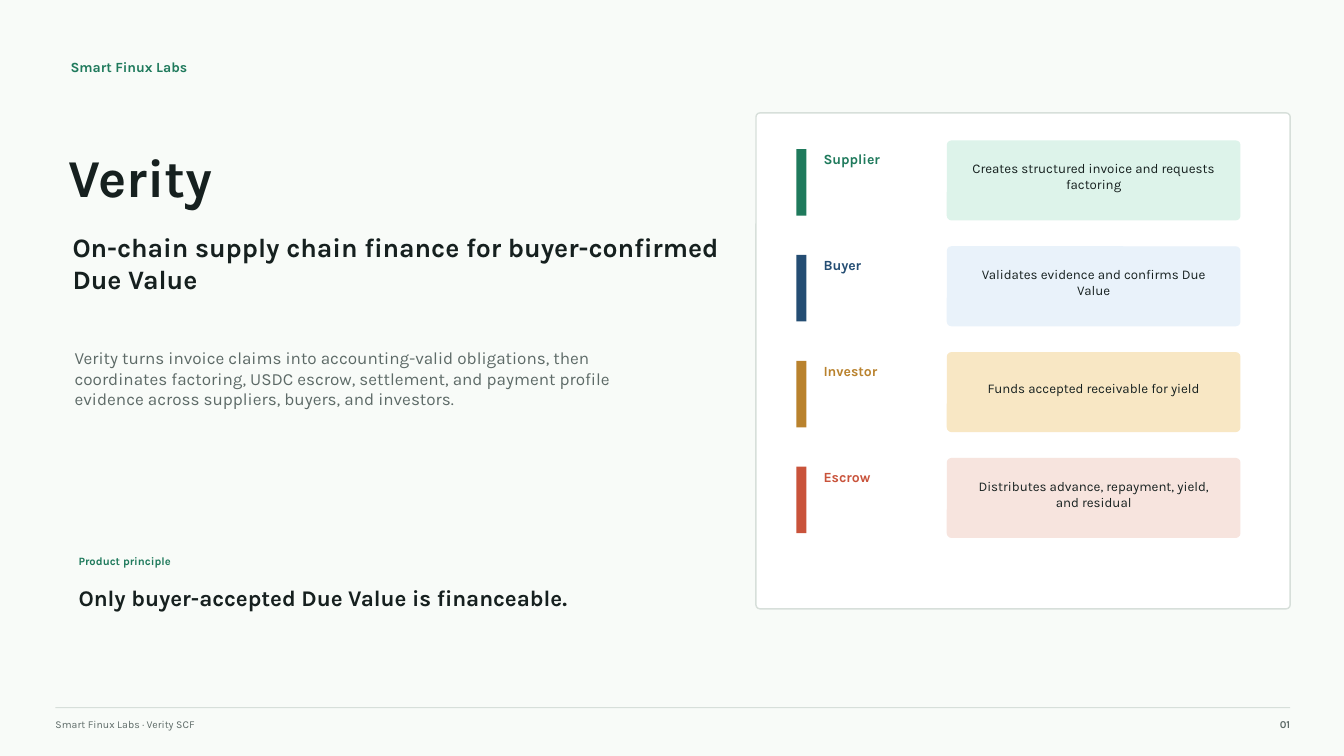
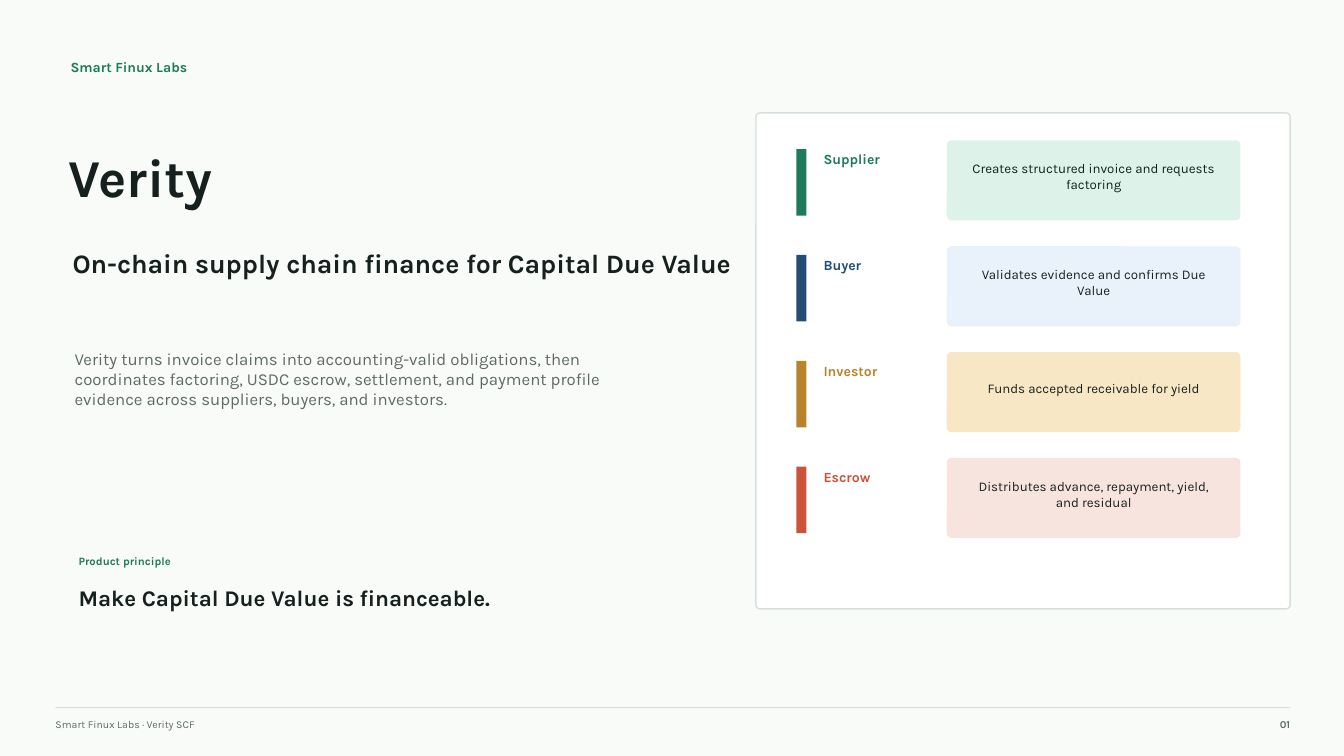
Before and after one commit to SmartFinuxLabs/SmartFinuxLabs.github.io, a slide deck: slide 1 of docs/Verity-Supply-Chain-Finance-Overview.pptx. Drawn at 1344x756 pixels with LibreOffice and Linux fonts; fonts in the diff are those of the drawing. Boxes give left, top, right and bottom in pixels: in the first picture for what was removed or moved away, otherwise in the second. Text is boxed around its words. In the diff, an @@ line names an element or a change of style, - is before the commit and + after.

Commit message:
Update Verity deck page navigation

```diff
--- a/docs/Verity-Supply-Chain-Finance-Overview.pptx
+++ b/docs/Verity-Supply-Chain-Finance-Overview.pptx
@@ text at (x1=73, y1=254, x2=731, y2=280): text changed @@
-On-chain supply chain finance for buyer-confirmed Due Value
+On-chain supply chain finance for Capital Due Value
@@ text "Verity turns invoice claims into ..." at (x1=75, y1=353, x2=600, y2=409): size 12.2 to 12 pt @@
@@ text at (x1=79, y1=590, x2=490, y2=612): text changed @@
-Only buyer-accepted Due Value is financeable.
+Make Capital Due Value is financeable.
```
Also in this commit, not shown: 3 other slides changed, 1 other file.
